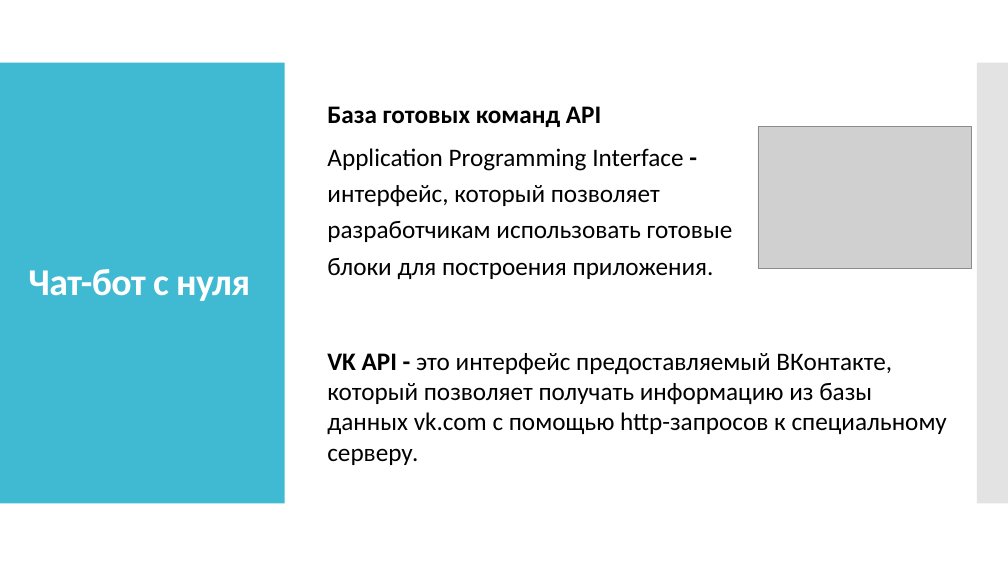
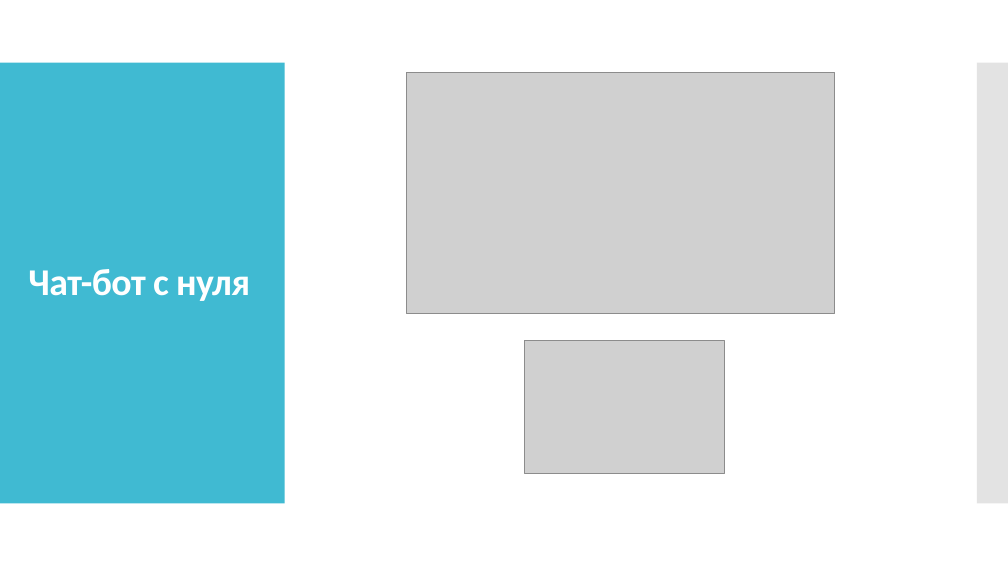
Before and after one commit to Gred1/BotProject, a slide deck: slide 8 of Создание бота, как искусственного интеллекта посредством языка.pptx. Drawn at 1008x567 pixels with LibreOffice and Linux fonts; fonts in the diff are those of the drawing; grey boxes stand for pictures. Boxes give left, top, right and bottom in pixels: in the first picture for what was removed or moved away, otherwise in the second. Text is boxed around its words. In the diff, an @@ line names an element or a change of style, - is before the commit and + after.

```diff
--- a/Создание бота, как искусственного интеллекта посредством языка.pptx
+++ b/Создание бота, как искусственного интеллекта посредством языка.pptx
@@ picture added at [406, 73, 835, 314] @@
@@ text removed at [327, 106, 733, 279] @@
-База готовых команд API
-Application Programming Interface - интерфейс, который позволяет разработчикам использовать готовые блоки для построения приложения.
@@ text removed at [327, 353, 947, 465] @@
-VK API - это интерфейс предоставляемый ВКонтакте, который позволяет получать информацию из базы данных vk.com с помощью http-запросов к специальному серверу.
@@ picture: place and size @@
-picture at [758, 127, 972, 269]
+picture at [525, 340, 724, 473]
```
Also in this commit, not shown: 3 other slides changed, 1 other file.
